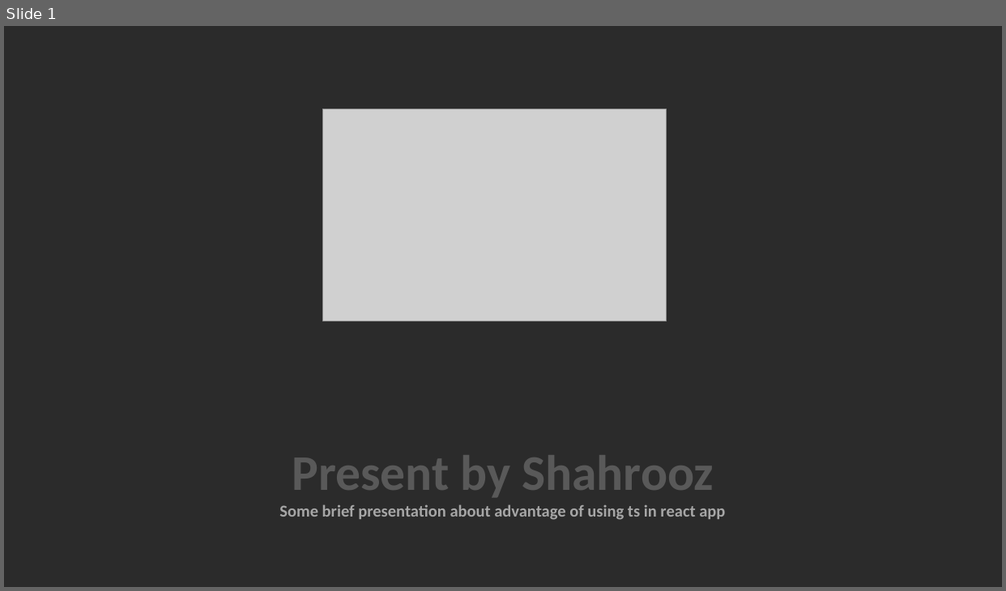
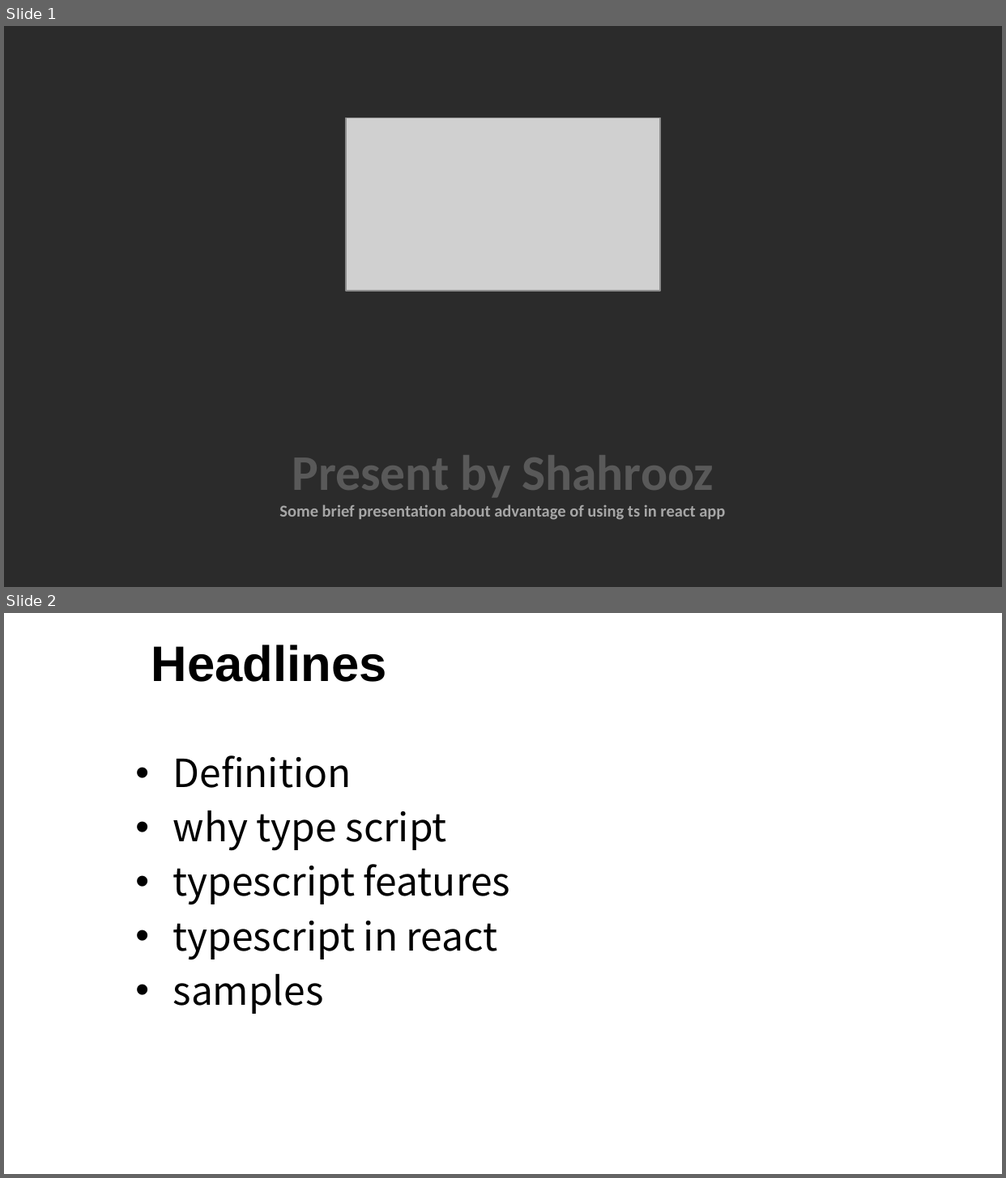
Before and after one commit to kingofday/ReactTS, a slide deck: docs/pres1.pptx. Shown one above the other, each under a label of ours: slide 1 before the commit, slides 1 and 2 after it. The pictures are 1006x591 and 1006x1178 pixels, drawn with LibreOffice and Linux fonts; fonts in the diff are those of the drawing; grey boxes stand for pictures; background and template pictures are left out; a plain dark background stands for a picture behind light text. Boxes give left, top, right and bottom in pixels: in the first picture for what was removed or moved away, otherwise in the second. Text is boxed around its words. In the diff, an @@ line names an element or a change of style, - is before the commit and + after.

```diff
--- a/docs/pres1.pptx
+++ b/docs/pres1.pptx
@@ slide 2 added at (x1=4, y1=613, x2=1002, y2=1174), background picture (left out) @@
@@ title added at (x1=151, y1=645, x2=387, y2=682), 36 pt, text #000000, bold @@
+Headlines
@@ text added at (x1=173, y1=756, x2=510, y2=1014), 28 pt, text #000000 @@
+• Definition
+• why type script
+• typescript features
+• typescript in react
+• samples
@@ slide 1 changed as well @@
@@ picture resized from (x1=323, y1=109, x2=667, y2=320) to (x1=347, y1=118, x2=661, y2=290) @@
```
Also in this commit, not shown: 2 other slides changed, 19 other slides added, 1 slide removed.
